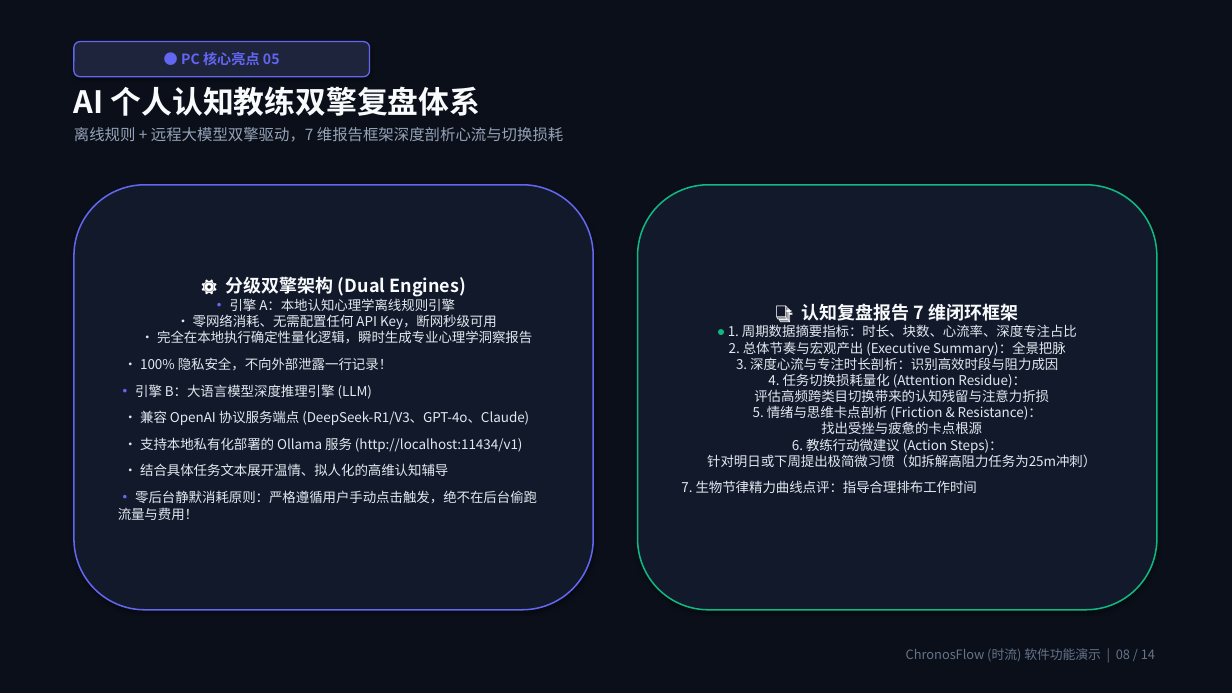
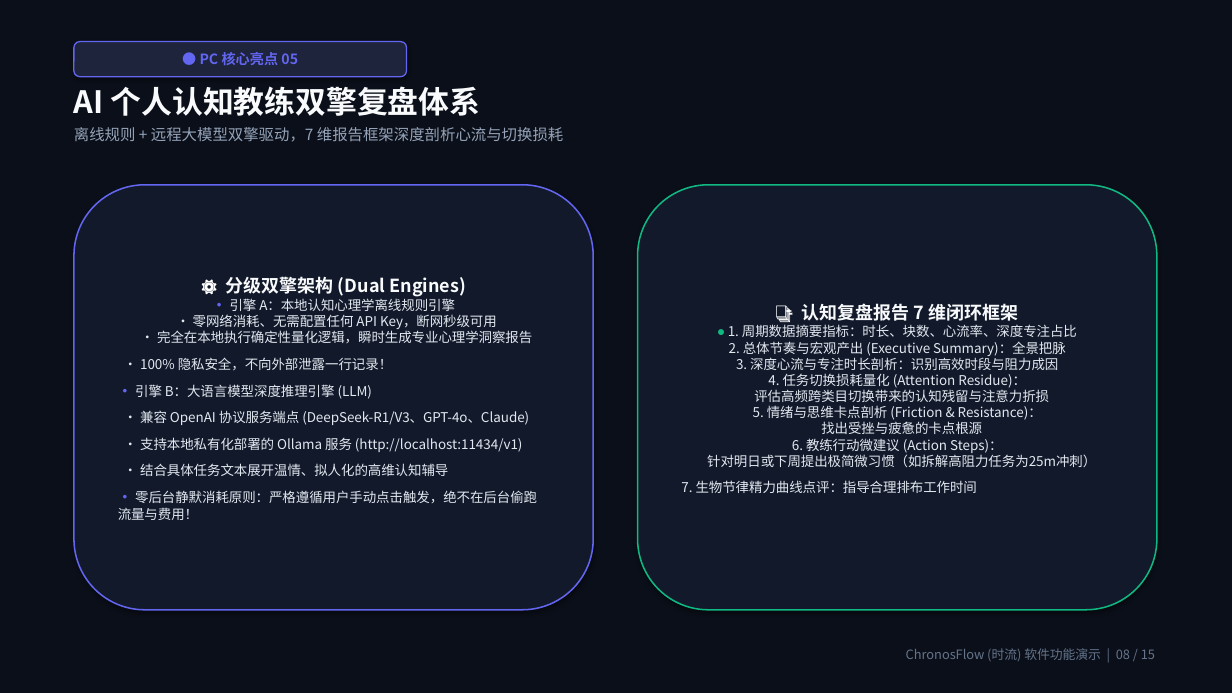
Before and after one commit to Citrus0914/ChronosFlow, a slide deck: slide 8 of 演示文稿/ChronosFlow软件功能全景介绍.pptx. Drawn at 1232x693 pixels with LibreOffice and Linux fonts; fonts in the diff are those of the drawing. Boxes give left, top, right and bottom in pixels: in the first picture for what was removed or moved away, otherwise in the second. Text is boxed around its words. In the diff, an @@ line names an element or a change of style, - is before the commit and + after.

```diff
--- a/演示文稿/ChronosFlow软件功能全景介绍.pptx
+++ b/演示文稿/ChronosFlow软件功能全景介绍.pptx
@@ rounded rectangle "● PC 核心亮点 05": place and size @@
-rounded rectangle "● PC 核心亮点 05" at <box>74,42,370,77</box>
+rounded rectangle "● PC 核心亮点 05" at <box>74,42,407,77</box>
@@ text at <box>906,648,1155,661</box>: text changed @@
-ChronosFlow (时流) 软件功能演示 | 08 / 14
+ChronosFlow (时流) 软件功能演示 | 08 / 15
```
Also in this commit, not shown: 13 other slides changed, 1 slide added, 3 other files.
